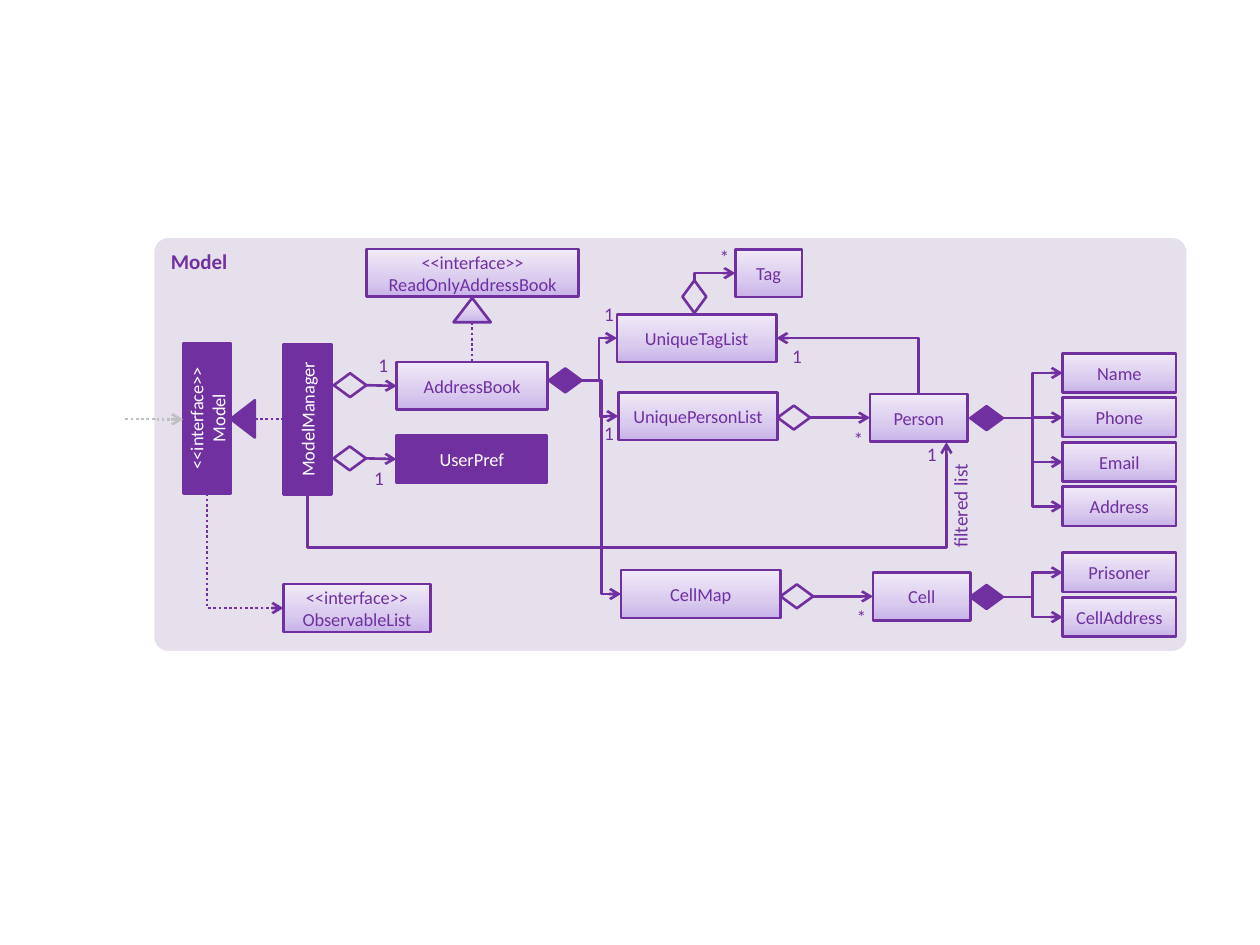
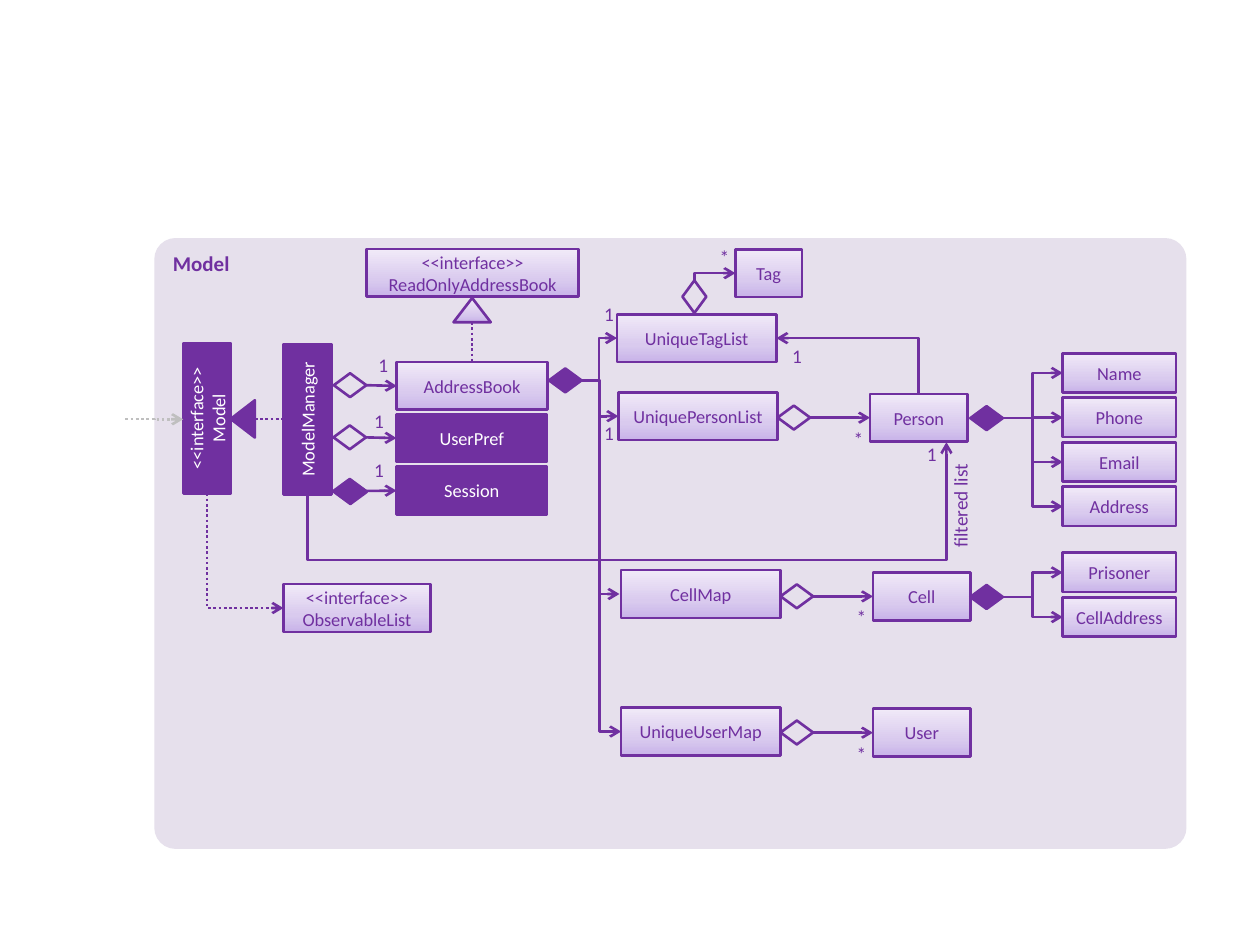
Before and after one commit to sarahgoh97/main, a slide deck: slide 1 of docs/diagrams/ModelComponentClassDiagram.pptx. Drawn at 1260x945 pixels with LibreOffice and Linux fonts; fonts in the diff are those of the drawing. Boxes give left, top, right and bottom in pixels: in the first picture for what was removed or moved away, otherwise in the second. Text is boxed around its words. In the diff, an @@ line names an element or a change of style, - is before the commit and + after.

```diff
--- a/docs/diagrams/ModelComponentClassDiagram.pptx
+++ b/docs/diagrams/ModelComponentClassDiagram.pptx
@@ rounded rectangle "Model": place and size @@
-rounded rectangle "Model" at bbox=[154, 238, 1186, 651]
+rounded rectangle "Model" at bbox=[154, 238, 1186, 849]
@@ elbow arrow (580, 381) - (620, 593): route changed @@
@@ text "1": place and size @@
-text "1" at bbox=[374, 472, 384, 485]
+text "1" at bbox=[374, 415, 384, 428]
@@ elbow arrow added from (600, 418) to (621, 732), #7030A0 1.5 pt @@
@@ elbow arrow (307, 494) - (946, 442): route changed @@
@@ 1 rectangle, 1 diamond, 1 arrow: place and size @@
-1 rectangle, 1 diamond, 1 arrow at bbox=[334, 435, 548, 483]
+1 rectangle, 1 diamond, 1 arrow at bbox=[334, 415, 548, 462]
@@ diamond added at bbox=[334, 479, 367, 503], outline #7030A0 1.5 pt @@
@@ text added at bbox=[374, 464, 384, 477], 11 pt, text #7030A0 @@
+1
@@ rectangle added at bbox=[397, 466, 548, 514], fill #7030A0, outline #7030A0 1.5 pt, 10.5 pt, text #FFFFFF @@
+Session
@@ diamond added at bbox=[334, 480, 367, 504], fill #7030A0, outline #7030A0 1.5 pt @@
@@ arrow added from (367, 491) to (397, 490), #7030A0 1.5 pt @@
@@ rectangle added at bbox=[621, 708, 781, 756], fill gradient #C9B5E8 to #D8CBEE to #F0EAF9, outline #7030A0 1.5 pt, 10.5 pt, text #7030A0 @@
+UniqueUserMap
@@ rectangle added at bbox=[873, 708, 970, 756], fill gradient #C9B5E8 to #D8CBEE to #F0EAF9, outline #7030A0 1.5 pt, 10.5 pt, text #7030A0 @@
+User
@@ diamond added at bbox=[781, 721, 814, 745], outline #7030A0 1.5 pt @@
@@ elbow arrow added from (813, 732) to (873, 733), #7030A0 1.5 pt @@
@@ text added at bbox=[848, 742, 874, 767], 11 pt, text #7030A0 @@
+*
```
Also in this commit, not shown: 6 other files.
